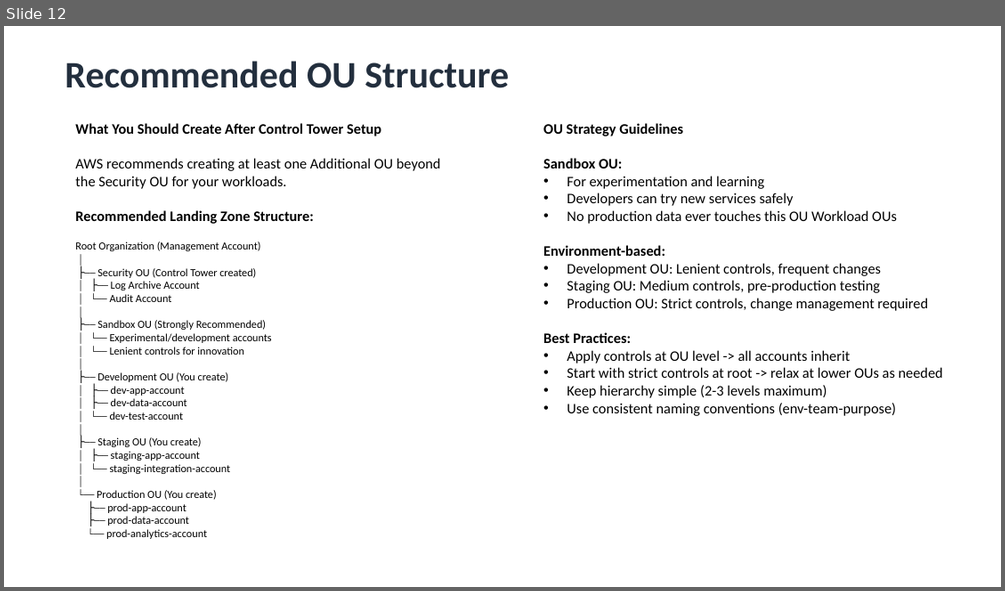
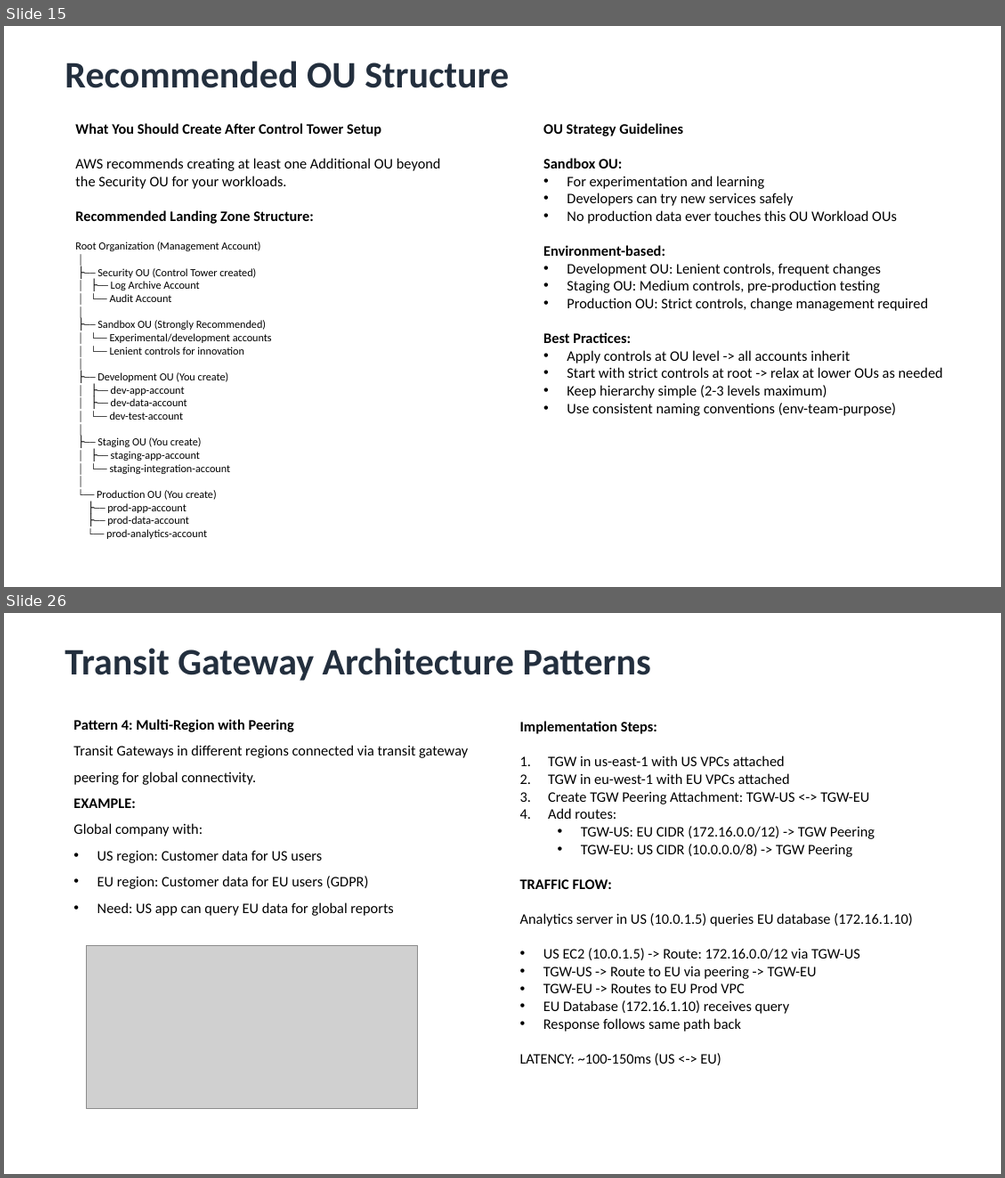
Before and after one commit to Adish786/PPMCAD13, a slide deck: AWS/Multi_Account_Governance&AWS_Control_Tower.pptx. Shown one above the other, each under a label of ours: slide 12 before the commit, slides 15 and 26 after it; the slides between them are not shown. The pictures are 1005x591 and 1005x1178 pixels, drawn with LibreOffice and Linux fonts; fonts in the diff are those of the drawing; grey boxes stand for pictures. Boxes give left, top, right and bottom in pixels: in the first picture for what was removed or moved away, otherwise in the second. Text is boxed around its words. In the diff, an @@ line names an element or a change of style, - is before the commit and + after.

```diff
--- a/AWS/Multi_Account_Governance&AWS_Control_Tower.pptx
+++ b/AWS/Multi_Account_Governance&AWS_Control_Tower.pptx
@@ slide 26 added at (4,613,1001,1174), background #FFFFFF @@
@@ text added at (65,648,651,681), 36 pt, text #232F3E, bold @@
+Transit Gateway Architecture Patterns
@@ text added at (73,719,468,916), 14 pt, text #000000 @@
+Pattern 4: Multi-Region with Peering
+Transit Gateways in different regions connected via transit gateway peering for global connectivity.
+EXAMPLE:
+Global company with:
+• US region: Customer data for US users
+• EU region: Customer data for EU users (GDPR)
+• Need: US app can query EU data for global reports
@@ text added at (520,721,913,1065), 14 pt, text #000000 @@
+Implementation Steps:
+1. TGW in us-east-1 with US VPCs attached
+2. TGW in eu-west-1 with EU VPCs attached
+3. Create TGW Peering Attachment: TGW-US <-> TGW-EU
+4. Add routes:
+  • TGW-US: EU CIDR (172.16.0.0/12) -> TGW Peering
+  • TGW-EU: US CIDR (10.0.0.0/8) -> TGW Peering
+TRAFFIC FLOW:
+Analytics server in US (10.0.1.5) queries EU database (172.16.1.10)
+• US EC2 (10.0.1.5) -> Route: 172.16.0.0/12 via TGW-US
+• TGW-US -> Route to EU via peering -> TGW-EU
+• TGW-EU -> Routes to EU Prod VPC
+• EU Database (172.16.1.10) receives query
+• Response follows same path back
+LATENCY: ~100-150ms (US <-> EU)
@@ picture added at (86,945,418,1108) @@
@@ what was slide 12 is now slide 15 @@
```
Also in this commit, not shown: 10 slides changed, 12 other slides added, 1 other file.
